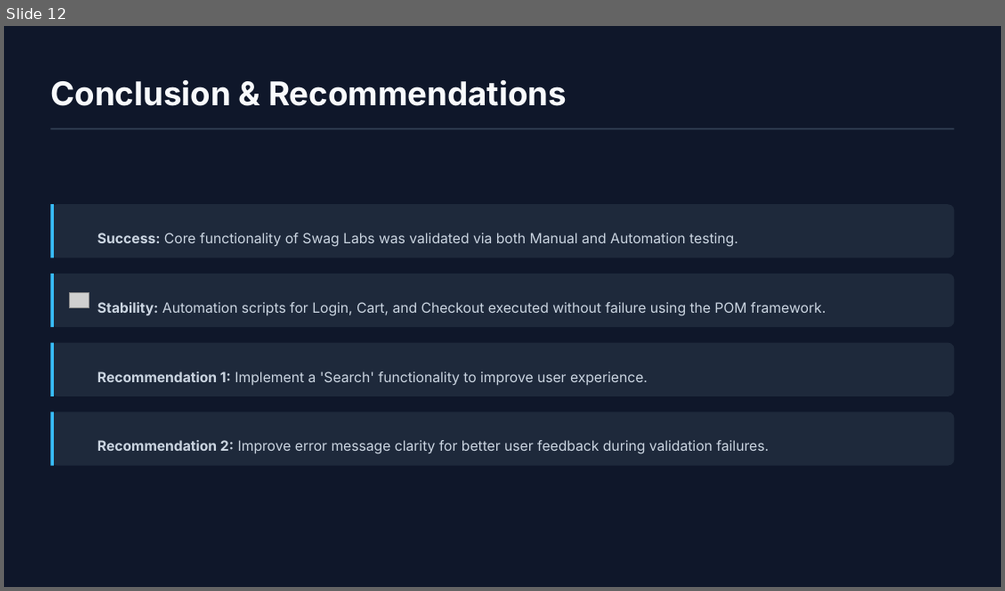
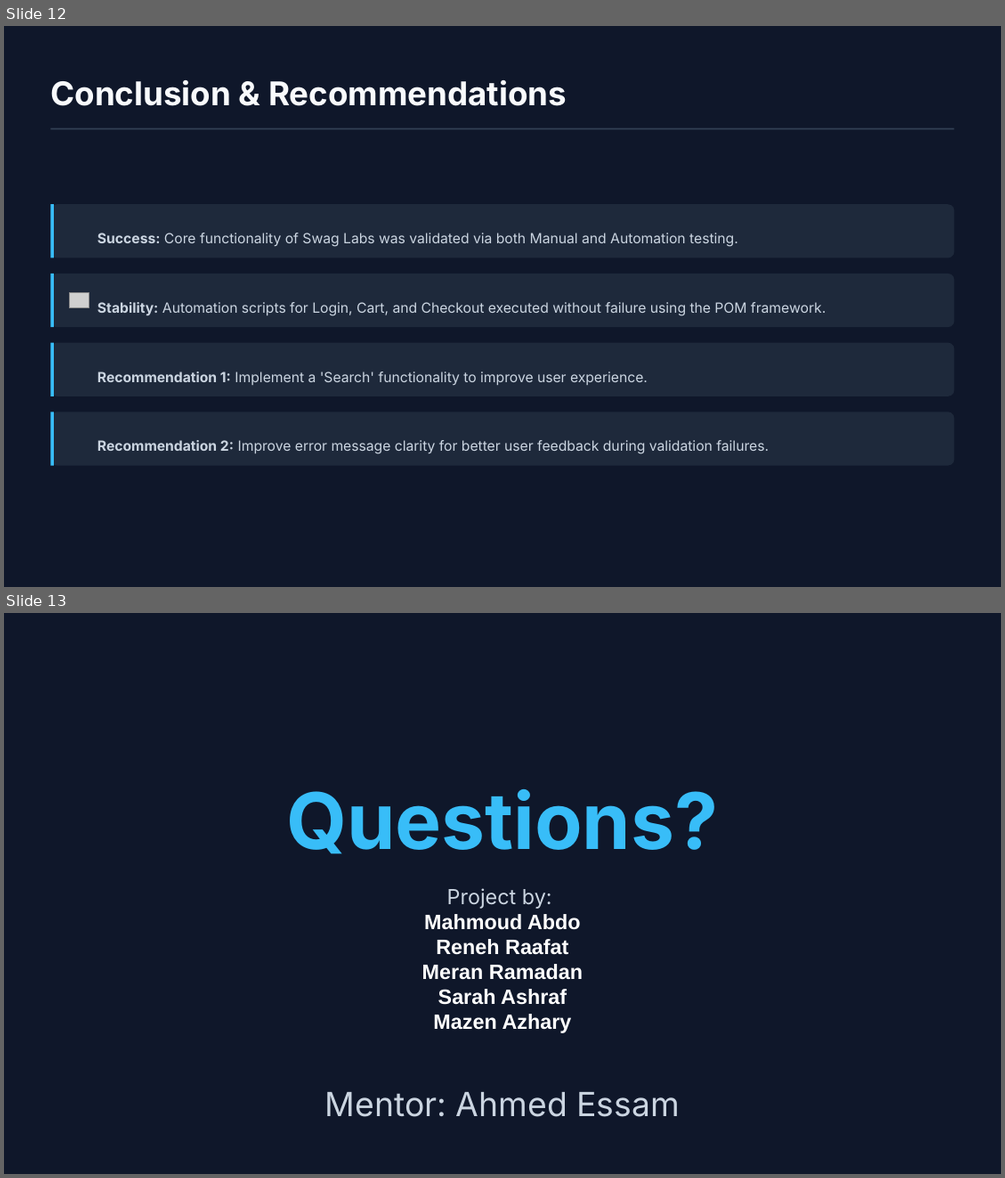
Before and after one commit to nhahub/NHA-052, a slide deck: Swag Labs Testing & Automation.pptx. Shown one above the other, each under a label of ours: slide 12 before the commit, slides 12 and 13 after it. The pictures are 1005x591 and 1005x1178 pixels, drawn with LibreOffice and Linux fonts; fonts in the diff are those of the drawing; grey boxes stand for pictures; background and template pictures are left out. Boxes give left, top, right and bottom in pixels: in the first picture for what was removed or moved away, otherwise in the second. Text is boxed around its words. In the diff, an @@ line names an element or a change of style, - is before the commit and + after.

```diff
--- a/Swag Labs Testing & Automation.pptx
+++ b/Swag Labs Testing & Automation.pptx
@@ slide 13 added at [4,613,1001,1174], background picture (left out) @@
@@ text added at [286,789,718,854], 75 pt, text #38BDF8, bold @@
+Questions?
@@ text added at [422,888,582,1033], 20 pt, text #FFFFFF, bold @@
+Project by:
+Mahmoud Abdo
+Reneh Raafat
+Meran Ramadan
+Sarah Ashraf
+Mazen Azhary
@@ text added at [325,1092,679,1117], 32 pt, text #CBD5E1 @@
+Mentor: Ahmed Essam
```
Also in this commit, not shown: 4 slides changed, 2 slides removed, 1 other file.
